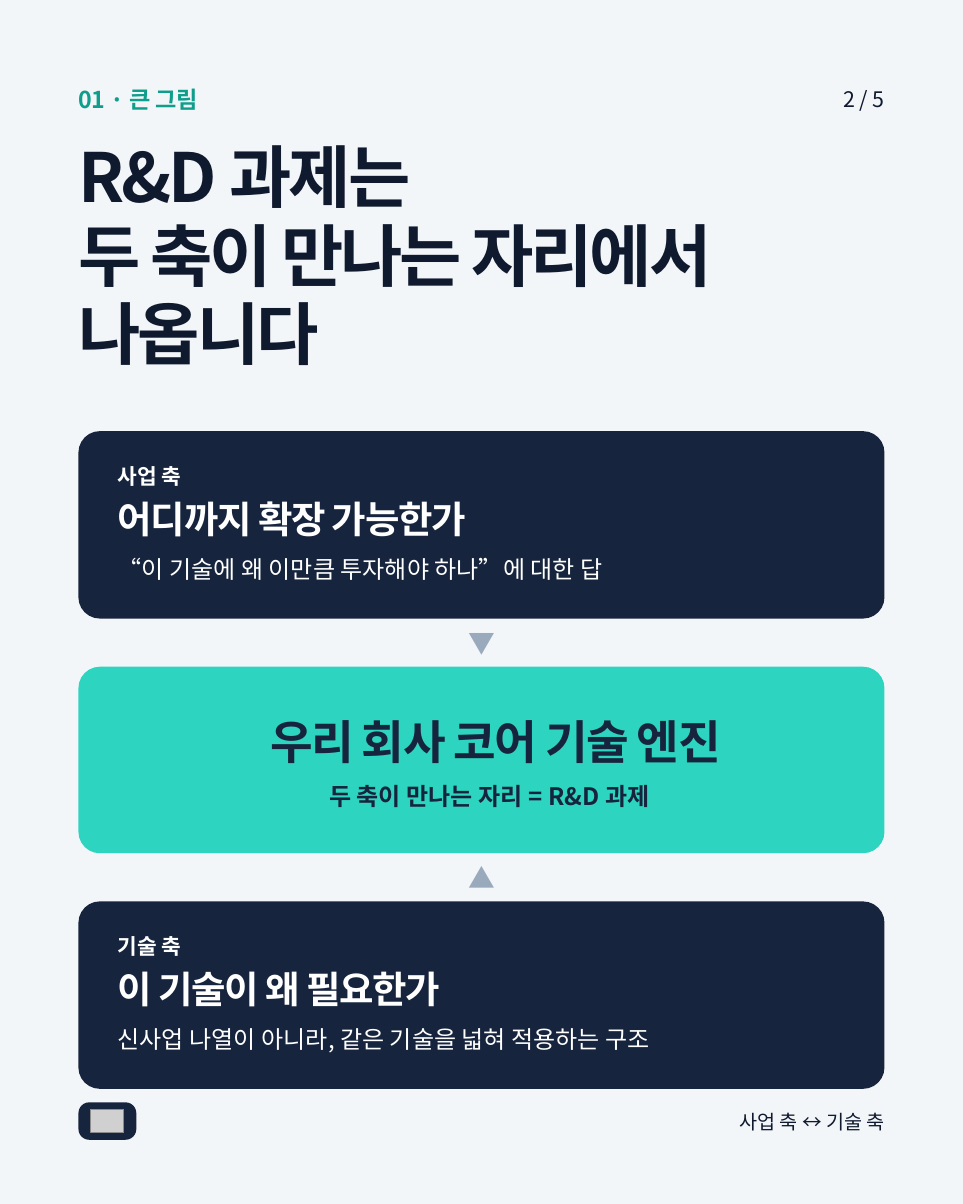
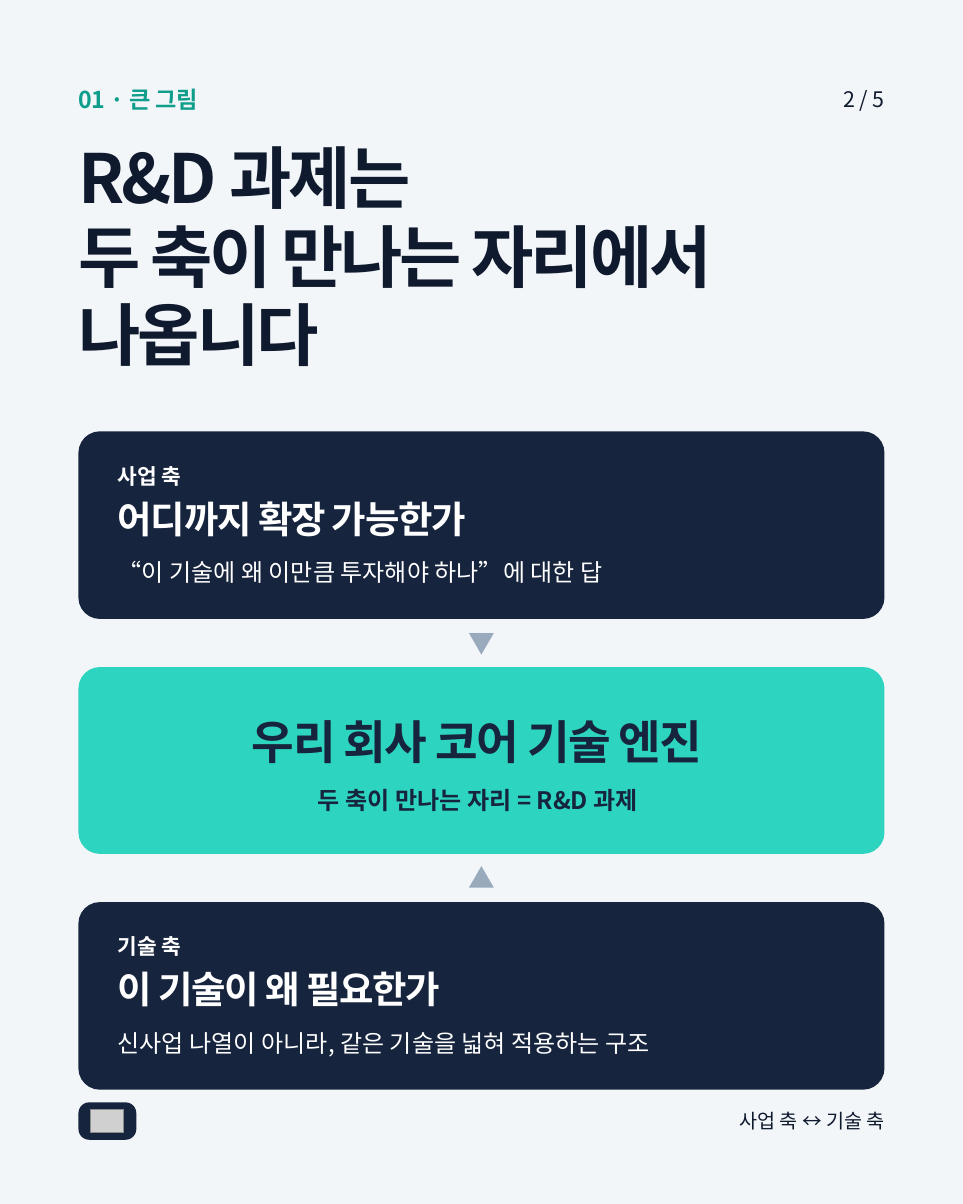
Before and after one commit to standardcho-debug/supernova, a slide deck: slide 2 of service/marketing-studio/samples/tips-v1/canva/TIPS_캐러셀_5p.pptx. Drawn at 963x1204 pixels with LibreOffice and Linux fonts; fonts in the diff are those of the drawing; grey boxes stand for pictures. Boxes give left, top, right and bottom in pixels: in the first picture for what was removed or moved away, otherwise in the second. Text is boxed around its words. In the diff, an @@ line names an element or a change of style, - is before the commit and + after.

```diff
--- a/service/marketing-studio/samples/tips-v1/canva/TIPS_캐러셀_5p.pptx
+++ b/service/marketing-studio/samples/tips-v1/canva/TIPS_캐러셀_5p.pptx
@@ text "우리 회사 코어 기술 엔진": place and size @@
-text "우리 회사 코어 기술 엔진" at bbox=[270, 720, 721, 763]
+text "우리 회사 코어 기술 엔진" at bbox=[252, 720, 703, 763]
@@ text "우리 회사 코어 기술 엔진" at bbox=[252, 720, 703, 763]: line spacing 1 to 46.8pt @@
@@ text "두 축이 만나는 자리 = ...": place and size @@
-text "두 축이 만나는 자리 = ..." at bbox=[329, 785, 649, 807]
+text "두 축이 만나는 자리 = ..." at bbox=[318, 789, 638, 811]
@@ line spacing 1 to 29.4pt in 3 elements at bbox=[318, 789, 638, 811], bbox=[118, 560, 602, 583], bbox=[118, 1032, 650, 1056] @@
```
Also in this commit, not shown: 4 other slides changed, 7 other files.
